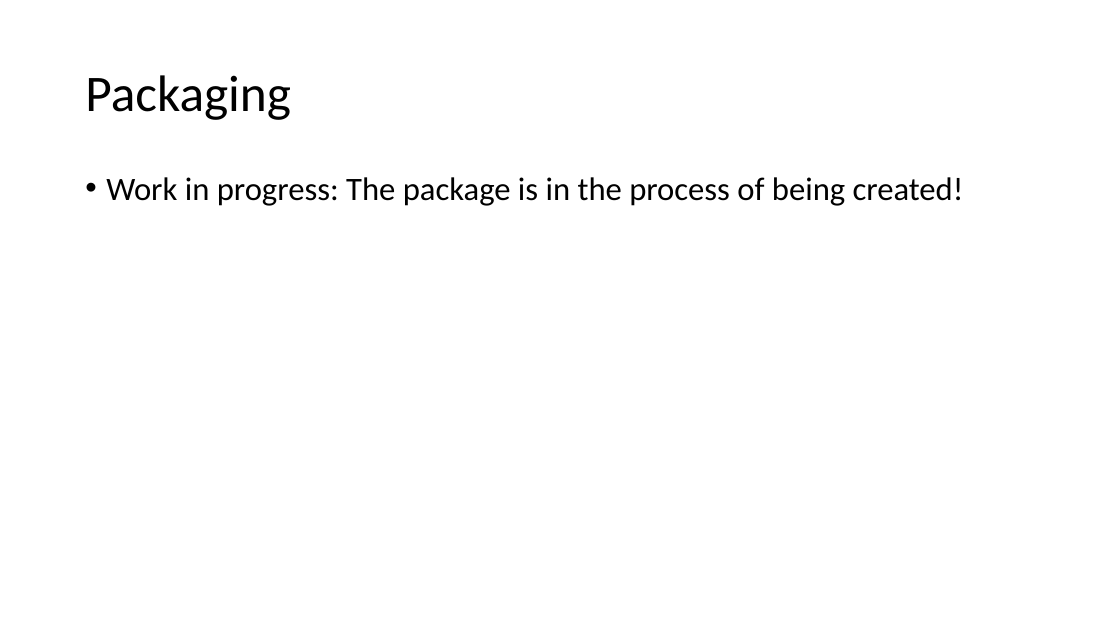
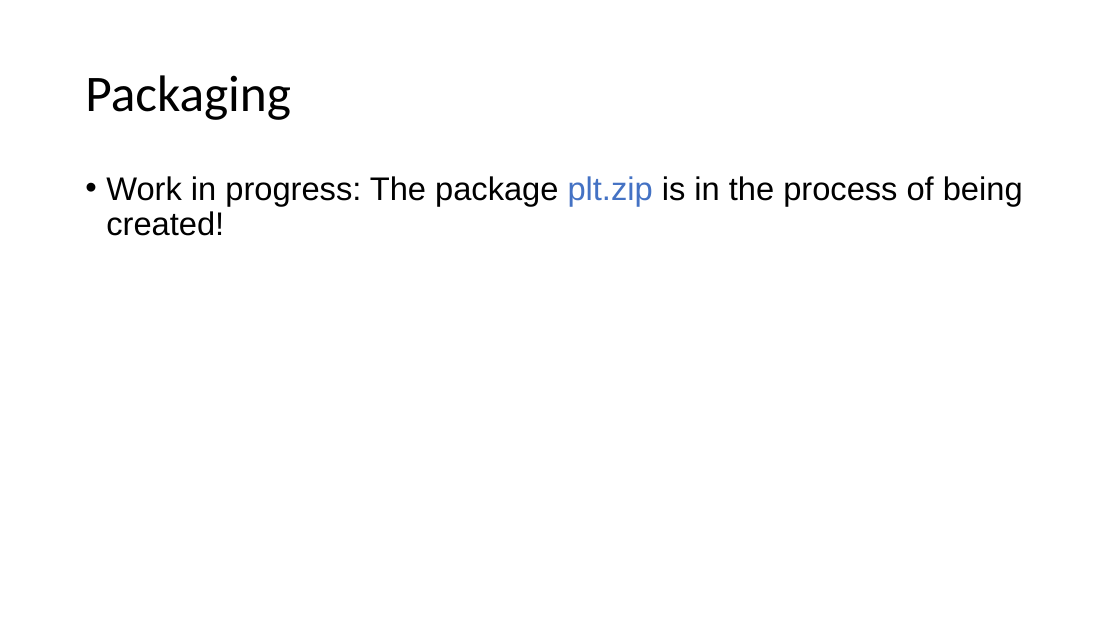
Before and after one commit to predmodelswebpage/mlt, a slide deck: slide 30 of Performance Evaluation of MLT in Web Page Load Time Prediction - Datasets and Scripts.pptx (slide 28 before the commit). Drawn at 1120x630 pixels with LibreOffice and Linux fonts; fonts in the diff are those of the drawing. Boxes give left, top, right and bottom in pixels: in the first picture for what was removed or moved away, otherwise in the second. Text is boxed around its words. In the diff, an @@ line names an element or a change of style, - is before the commit and + after.

```diff
--- a/Performance Evaluation of MLT in Web Page Load Time Prediction - Datasets and Scripts.pptx
+++ b/Performance Evaluation of MLT in Web Page Load Time Prediction - Datasets and Scripts.pptx
@@ text at [106, 176, 1023, 236]: text changed; font Calibri to Arial @@
-• Work in progress: The package is in the process of being created!
+• Work in progress: The package plt.zip is in the process of being created!
```
Also in this commit, not shown: 8 other slides changed, 2 slides added, 1 other file.
